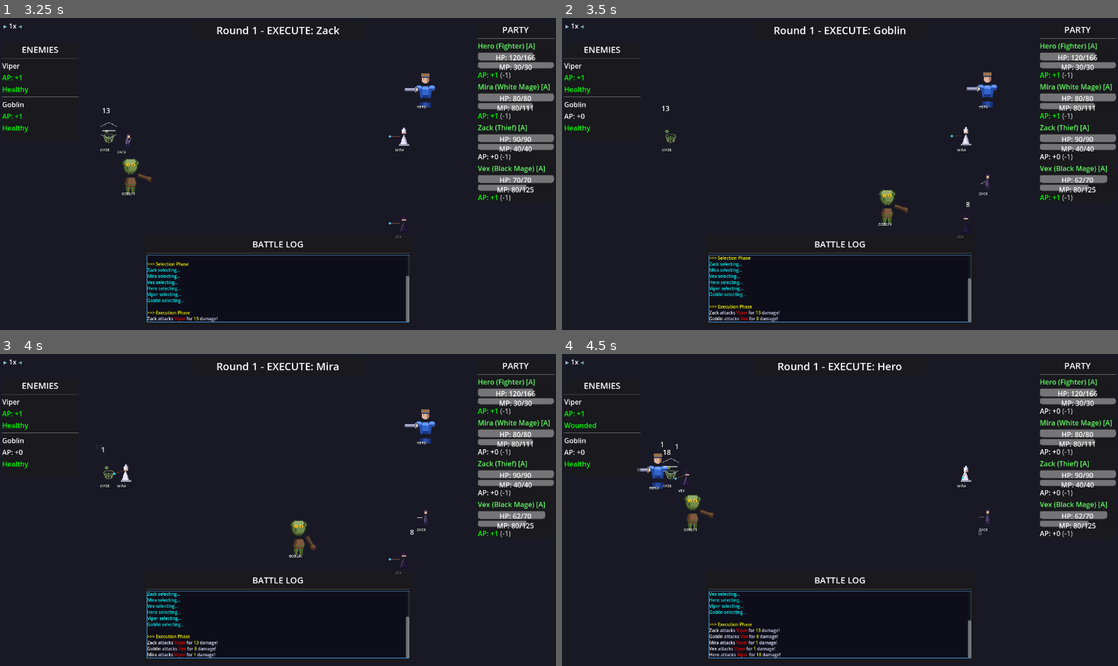
Above: before the commit, frames 1-4 (two rows, left to right).
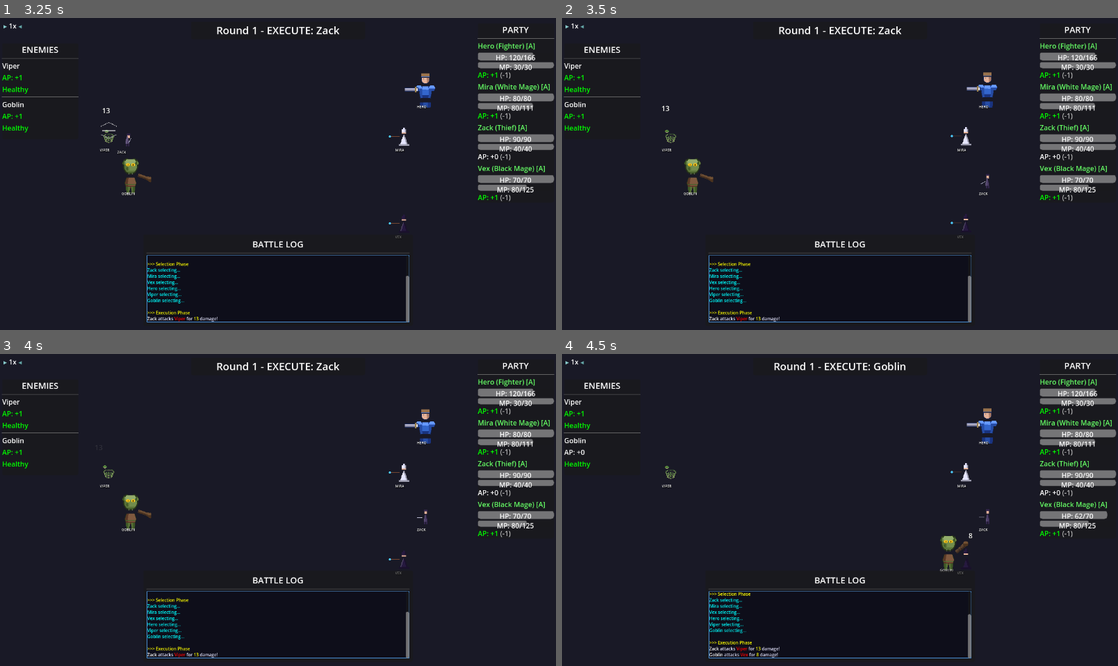
Above: after the commit, the same moments.

Repository: struktured-labs/cowardly-irregular
Game: Godot game, scene res://src/GameLoop.tscn
The game is run twice, just before and just after one commit, with the same random seed, the same clock (stepped at 60 frames per second) and the same inputs.
Inputs (mouse positions are in pixels of both pictures, inside the frame that each line leads up to):
- Up to frame 1 (3.25 s): click (389, 170) at 0.52 s; click (372, 127) at 1.27 s; click (372, 214) at 2.02 s; click (389, 83) at 2.77 s
- Up to frame 2 (3.5 s): no input
- Up to frame 3 (4 s): tap Enter at 3.5 s; move the mouse to (400, 494) at 3.52 s; hold Right (ui_right) from 3.53 s (still down); hold R (battle_advance) from 3.53 s (still down); click (400, 494) at 3.67 s; tap Z (ui_accept) at 3.77 s
- Up to frame 4 (4.5 s): tap Z (ui_accept) at 4.07 s; release Right (ui_right) at 4.25 s; release R (battle_advance) at 4.25 s; drag from (728, 525) to (812, 572) at 4.27 s

Frame 1 is identical in both runs. In frame 2, 1.6% of the frame differs, in the area x 0-100%, y 2-98%; in frame 3, 1.6%; in frame 4, 2.5%, in the area x 0-90%, y 2-98%.
Error in both runs: Cannot call method 'stop' on a previously freed instance. (res://src/ui/Win98Menu.gd:660)

Commit message:
Fix autobattle save on F5 close, boss music trigger, animation timing
- F5 now saves autobattle changes before closing editor
- Added save_and_close() public method to AutobattleGridEditor
- Boss music triggers when fighting minibosses (_check_for_boss)
- Increased action delays (0.3→0.7s) to prevent animation overlap
- Advance sub-action delays also increased (0.2→0.5s)

🤖 Generated with [Claude Code](https://claude.com/claude-code)

Co-Authored-By: Claude Sonnet 4.5 <noreply@anthropic.com>

Diff:
--- a/src/GameLoop.gd
+++ b/src/GameLoop.gd
@@ -69,11 +69,15 @@
 func _toggle_autobattle_editor() -> void:
 	"""Toggle the autobattle grid editor overlay"""
 	if _autobattle_editor and is_instance_valid(_autobattle_editor):
-		_autobattle_editor.queue_free()
+		# Save before closing!
+		if _autobattle_editor.has_method("save_and_close"):
+			_autobattle_editor.save_and_close()
+		else:
+			_autobattle_editor.queue_free()
 		_autobattle_editor = null
 		# Show battle menu again if it was hidden
 		_set_battle_menu_visible(true)
-		print("Autobattle editor closed")
+		print("Autobattle editor closed (saved)")
 		return
 
 	# Hide the battle menu while editor is open
--- a/src/battle/BattleManager.gd
+++ b/src/battle/BattleManager.gd
@@ -586,8 +586,8 @@
 
 	action_executed.emit(combatant, action, action.get("targets", [action.get("target")]))
 
-	# Small delay between actions for readability
-	await get_tree().create_timer(0.3).timeout
+	# Delay between actions - long enough for animations to complete
+	await get_tree().create_timer(0.7).timeout
 	_execute_next_action()
 
 
@@ -623,10 +623,10 @@
 				_execute_item(combatant, action["item_id"], action.get("targets", []))
 
 		action_executed.emit(combatant, action, action.get("targets", [action.get("target")]))
-		await get_tree().create_timer(0.2).timeout
+		await get_tree().create_timer(0.5).timeout  # Time for animation
 
 	# Continue to next action
-	await get_tree().create_timer(0.3).timeout
+	await get_tree().create_timer(0.5).timeout
 	_execute_next_action()
 
 
--- a/src/battle/BattleScene.gd
+++ b/src/battle/BattleScene.gd
@@ -1582,8 +1582,21 @@
 	"""Handle battle start"""
 	log_message("[color=yellow]>>> Battle commenced![/color]")
 	_update_ui()
-	# Start battle music
-	SoundManager.play_music("battle")
+	# Start battle music - use boss music if fighting a miniboss
+	var is_boss_fight = _check_for_boss()
+	if is_boss_fight:
+		SoundManager.play_music("boss")
+	else:
+		SoundManager.play_music("battle")
+
+
+func _check_for_boss() -> bool:
+	"""Check if any enemy is a boss/miniboss"""
+	for enemy in test_enemies:
+		if enemy and is_instance_valid(enemy):
+			if enemy.has_meta("is_miniboss") and enemy.get_meta("is_miniboss"):
+				return true
+	return force_miniboss
 
 
 func _on_battle_ended(victory: bool) -> void:
--- a/src/ui/autobattle/AutobattleGridEditor.gd
+++ b/src/ui/autobattle/AutobattleGridEditor.gd
@@ -831,6 +831,13 @@
 	script_saved.emit(character_id, char_script)
 
 
+func save_and_close() -> void:
+	"""Public method to save and close the editor (called by F5 toggle)"""
+	_save_script()
+	closed.emit()
+	queue_free()
+
+
 func _input(event: InputEvent) -> void:
 	"""Handle input for grid navigation and editing"""
 	if not visible:
